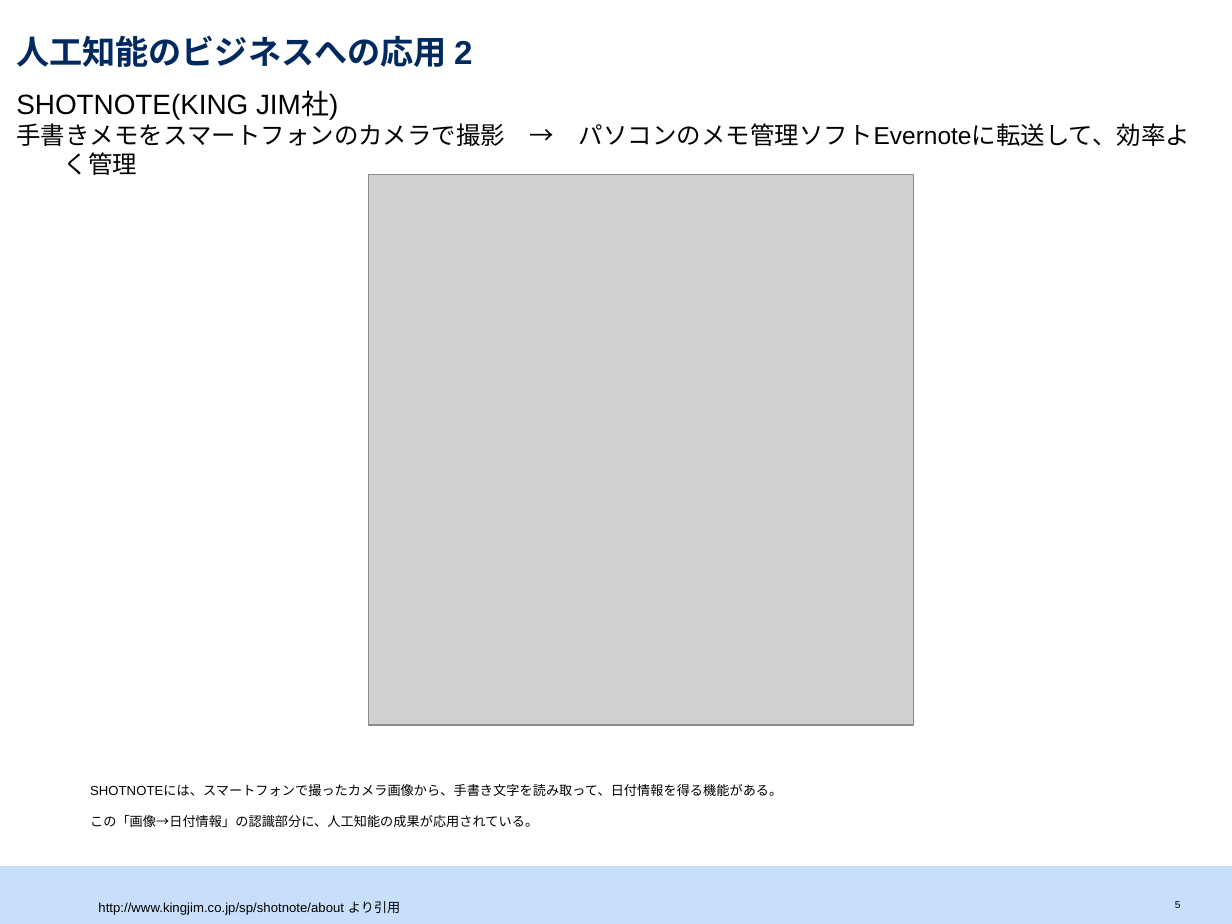
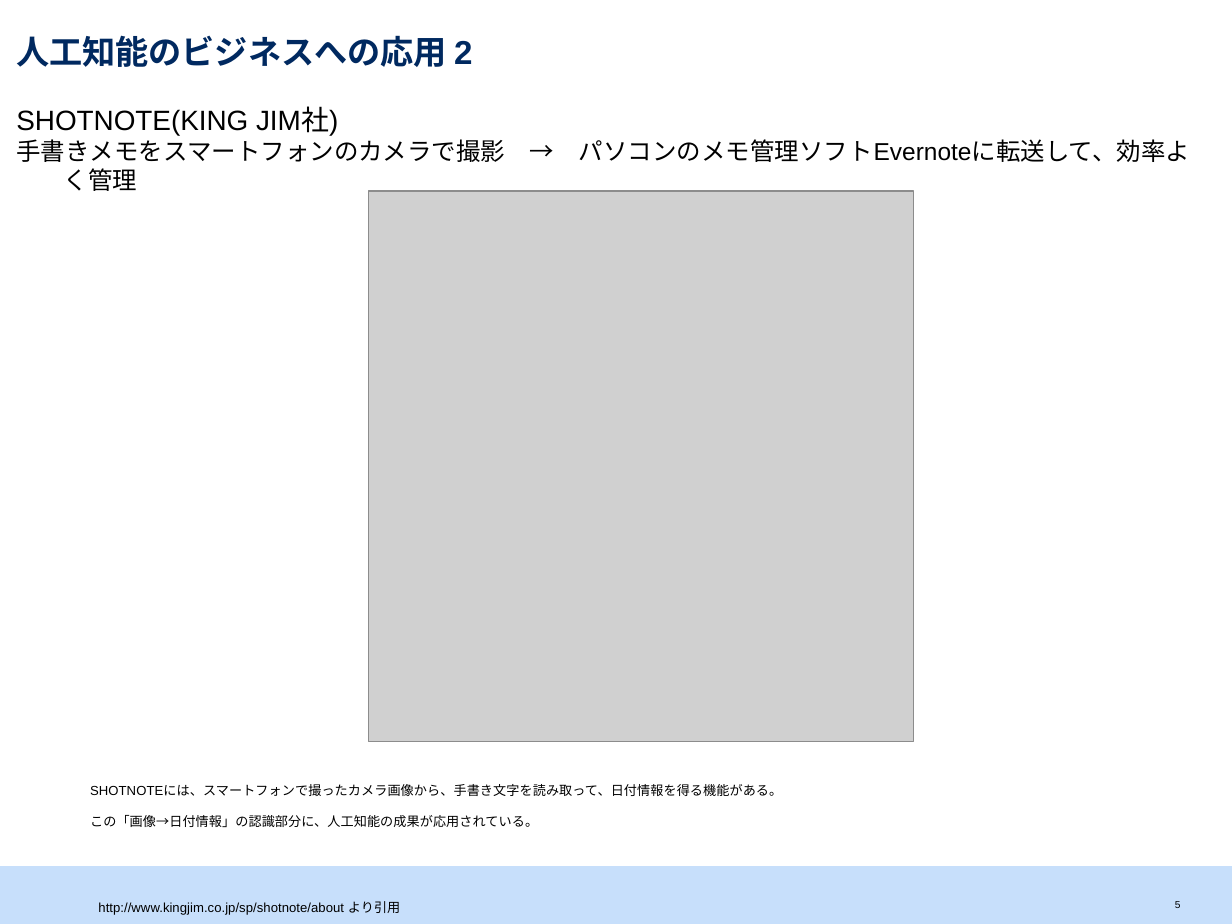
Before and after one commit to srtk/sotsuron, a slide deck: slide 6 of doc/sotsuron_defense/bd.pptx. Drawn at 1232x924 pixels with LibreOffice and Linux fonts; fonts in the diff are those of the drawing; grey boxes stand for pictures. Boxes give left, top, right and bottom in pixels: in the first picture for what was removed or moved away, otherwise in the second. Text is boxed around its words. In the diff, an @@ line names an element or a change of style, - is before the commit and + after.

```diff
--- a/doc/sotsuron_defense/bd.pptx
+++ b/doc/sotsuron_defense/bd.pptx
@@ text "SHOTNOTE(KING JIM社)": place and size @@
-text "SHOTNOTE(KING JIM社)" at bbox=[16, 92, 1190, 146]
+text "SHOTNOTE(KING JIM社)" at bbox=[16, 108, 1190, 162]
@@ picture: place and size @@
-picture at bbox=[368, 175, 914, 725]
+picture at bbox=[368, 191, 914, 742]
```
Also in this commit, not shown: 7 other slides changed, 1 other file.
